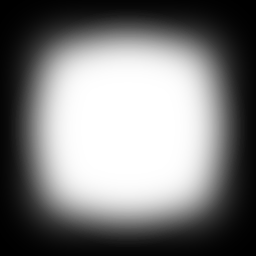
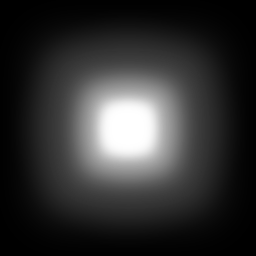
The second 256px x 256px image is a revision of the first. Changes to its layers:
removed layer "Rounded Rectangle 1" over [0, 0, 256, 256]
removed layer "Background" over [0, 0, 256, 256]
added layer "Layer 0 copy 2" (screen) above "Layer 0 copy" over [82, 83, 174, 174]
added layer "Layer 0 copy" (screen, 64%) above "Layer 0" over [39, 40, 218, 217]
added layer "Layer 0" (24%) above "Layer 1" over [0, 0, 256, 256]
added layer "Layer 1" over [0, 0, 256, 256]
